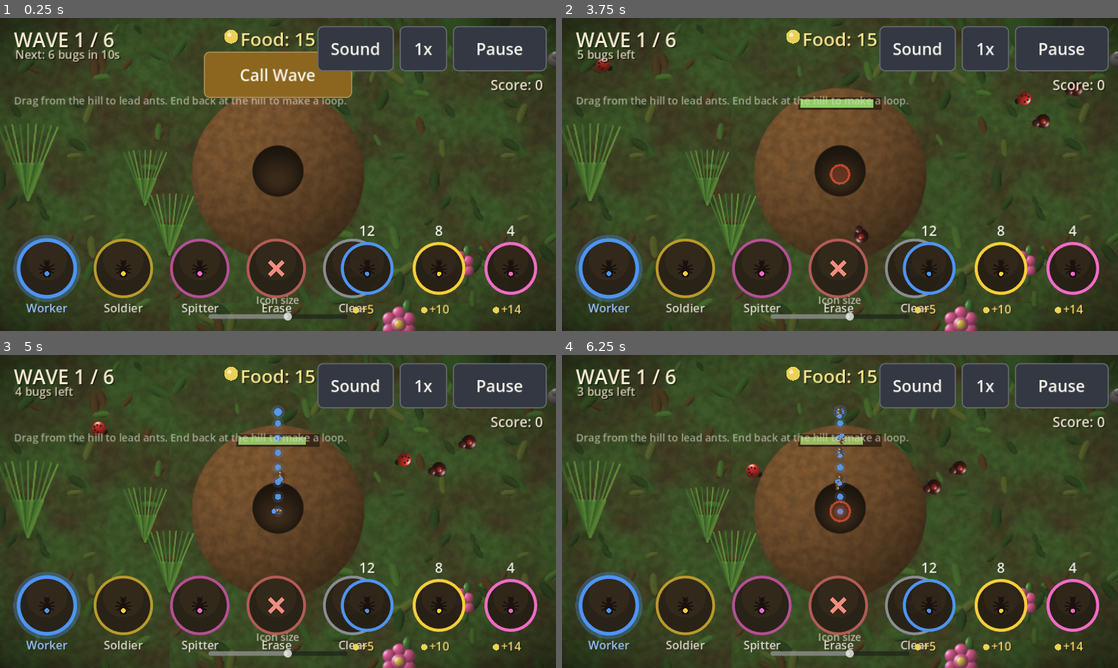
Above: before the commit, frames 1-4 (two rows, left to right).
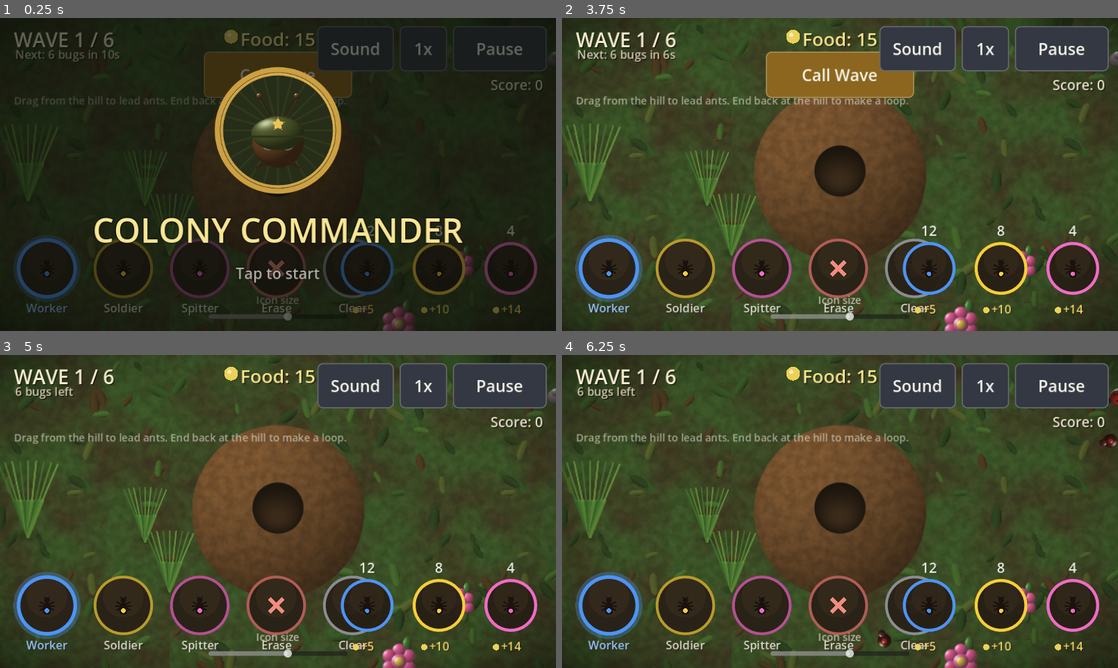
Above: after the commit, the same moments.

Repository: getarsenal/colony-commander
Game: Godot game, scene res://scenes/Main.tscn
The game is run twice, just before and just after one commit, with the same random seed, the same clock (stepped at 60 frames per second) and the same inputs.
Inputs (mouse positions are in pixels of both pictures, inside the frame that each line leads up to):
- Up to frame 1 (0.25 s): no input
- Up to frame 2 (3.75 s): click "Call Wave" at 0.5 s; click "1x" at 1.25 s; click "2x" at 2 s; click "1x" at 2.75 s; click "2x" at 3.5 s
- Up to frame 3 (5 s): click (278, 411) at 4.25 s, where only the run after the commit has a clickable "Call Wave"
- Up to frame 4 (6.25 s): click "1x" at 5 s; click "2x" at 5.75 s

The runs differ from the first frame. In frame 1, 90% of the frame differs, in the area x 0-100%, y 0-100%; in frame 2, 5.0%; in frame 3, 1.5%; in frame 4, 1.7%.

Commit message:
Title screen + original Colony Commander emblem
Bake an ORIGINAL "commander ant" badge (helmeted worker-ant + star in a gold
campaign ring, our own art) and add a title screen (ui/title_screen.gd) that
shows it over the live world with "Tap to start", pausing the game until tapped.
Runs PROCESS_MODE_ALWAYS so it works while paused.

Note: this is original procedural art, not the uploaded mascot image — that file
stays in the repo but is not referenced in the build.

Parses clean; headless smoke clean; title verified via xvfb render; web exported.

https://claude.ai/code/session_011hkUGhTeefueTvzyEjhAPX

Diff:
--- a/scenes/main.gd
+++ b/scenes/main.gd
@@ -119,6 +119,7 @@
 	add_child(hud)
 
 	_build_hint()
+	add_child(TitleScreen.new())  # original emblem + tap-to-start (pauses until tapped)
 	queue_redraw()
 
 func _build_hint() -> void:
--- a/tools/bake_sprites.gd
+++ b/tools/bake_sprites.gd
@@ -22,6 +22,7 @@
 	_bake_rock()
 	_bake_bigleaf()
 	_bake_vignette()
+	_bake_emblem()
 	_bake_beetle()
 	_bake_ladybug()
 	_bake_pillbug()
@@ -279,6 +280,68 @@
 			a = a * a * 0.55
 			img.set_pixel(x, y, Color(0.04, 0.03, 0.02, a))
 	_save(img, "vignette.png")
+
+## Original "Colony Commander" emblem: a round campaign badge with a friendly
+## helmeted worker-ant — our own art (not anyone's mascot).
+func _bake_emblem() -> void:
+	var sz := 256
+	var img := _img(sz, sz)
+	var c := Vector2(sz * 0.5, sz * 0.5)
+	# badge: gold rim, dark olive field
+	_disc(img, c, 122, Color(0.80, 0.63, 0.26))
+	_disc(img, c, 112, Color(0.20, 0.16, 0.09))
+	_disc(img, c, 105, Color(0.15, 0.18, 0.10))
+	_ring(img, c, 108, Color(0.86, 0.70, 0.32), 3.0)
+	# subtle inner sunburst
+	for i in 24:
+		var a := TAU * i / 24.0
+		_line(img, c + Vector2(cos(a), sin(a)) * 24, c + Vector2(cos(a), sin(a)) * 104, Color(0.22, 0.25, 0.13, 0.25), 5.0)
+
+	var head := c + Vector2(0, 22)
+	# antennae (up out of the helmet)
+	for s in [-1.0, 1.0]:
+		_line(img, head + Vector2(16 * s, -52), head + Vector2(34 * s, -86), Color(0.20, 0.13, 0.08), 4.0)
+		_ball(img, head.x + 36 * s, head.y - 88, 6, Color(0.42, 0.27, 0.15))
+	# head
+	_ball(img, head.x, head.y, 50, Color(0.45, 0.29, 0.16))
+	# eyes
+	for s in [-1.0, 1.0]:
+		_ball(img, head.x + 18 * s, head.y + 4, 13, Color(0.96, 0.96, 0.92))
+		_ball(img, head.x + 20 * s, head.y + 6, 6.5, Color(0.10, 0.10, 0.12))
+	# mandibles
+	for s in [-1.0, 1.0]:
+		_line(img, head + Vector2(20 * s, 36), head + Vector2(40 * s, 50), Color(0.20, 0.13, 0.08), 6.0)
+	# helmet dome over the top of the head
+	_ball(img, head.x, head.y - 16, 52, Color(0.33, 0.37, 0.18), 0.45, 0.45, 0.62)
+	_line(img, head + Vector2(-50, -10), head + Vector2(50, -10), Color(0.18, 0.21, 0.10), 5.0)  # brim
+	# a small original star on the helmet
+	_star(img, head + Vector2(0, -34), 13, Color(0.92, 0.78, 0.34))
+	_save(img, "emblem.png")
+
+func _disc(img: Image, c: Vector2, r: float, col: Color) -> void:
+	for y in range(int(c.y - r - 1), int(c.y + r + 2)):
+		for x in range(int(c.x - r - 1), int(c.x + r + 2)):
+			var d := Vector2(x + 0.5, y + 0.5).distance_to(c)
+			if d <= r:
+				var a := clampf((r - d), 0.0, 1.0)
+				_blend(img, x, y, Color(col.r, col.g, col.b, a))
+
+func _ring(img: Image, c: Vector2, r: float, col: Color, width: float) -> void:
+	var steps := int(TAU * r)
+	for i in steps + 1:
+		var a := TAU * i / steps
+		_ball(img, c.x + cos(a) * r, c.y + sin(a) * r, width, col, 0.9, 0.0)
+
+func _star(img: Image, c: Vector2, r: float, col: Color) -> void:
+	var pts := PackedVector2Array()
+	for i in 10:
+		var rr: float = r if i % 2 == 0 else r * 0.45
+		var a := -PI / 2 + TAU * i / 10.0
+		pts.append(c + Vector2(cos(a), sin(a)) * rr)
+	# scanline-ish fill via many thin triangles from centre
+	for i in pts.size():
+		_line(img, c, pts[i], col, 2.0)
+		_line(img, c, c.lerp(pts[i], 0.5), col, r * 0.6)
 
 func _bake_hill() -> void:
 	var sz := 240
--- /dev/null
+++ b/ui/title_screen.gd
@@ -0,0 +1,75 @@
+## Title screen: our original "Colony Commander" emblem over the live world,
+## shown at launch. Pauses the game until the player taps to start. Runs
+## PROCESS_MODE_ALWAYS so it works while the tree is paused.
+class_name TitleScreen
+extends CanvasLayer
+
+const EMBLEM := preload("res://assets/sprites/emblem.png")
+
+var _tap: Label
+var _t := 0.0
+
+func _ready() -> void:
+	layer = 8  # above the HUD
+	process_mode = Node.PROCESS_MODE_ALWAYS
+	get_tree().paused = true
+
+	var root := Control.new()
+	root.set_anchors_preset(Control.PRESET_FULL_RECT)
+	root.mouse_filter = Control.MOUSE_FILTER_STOP
+	root.gui_input.connect(_on_input)
+	add_child(root)
+
+	var dim := ColorRect.new()
+	dim.color = Color(0.04, 0.05, 0.03, 0.62)
+	dim.set_anchors_preset(Control.PRESET_FULL_RECT)
+	dim.mouse_filter = Control.MOUSE_FILTER_IGNORE
+	root.add_child(dim)
+
+	var center := CenterContainer.new()
+	center.set_anchors_preset(Control.PRESET_FULL_RECT)
+	center.mouse_filter = Control.MOUSE_FILTER_IGNORE
+	root.add_child(center)
+
+	var vb := VBoxContainer.new()
+	vb.alignment = BoxContainer.ALIGNMENT_CENTER
+	vb.add_theme_constant_override("separation", 16)
+	vb.mouse_filter = Control.MOUSE_FILTER_IGNORE
+	center.add_child(vb)
+
+	var em := TextureRect.new()
+	em.texture = EMBLEM
+	em.custom_minimum_size = Vector2(230, 230)
+	em.expand_mode = TextureRect.EXPAND_IGNORE_SIZE
+	em.stretch_mode = TextureRect.STRETCH_KEEP_ASPECT_CENTERED
+	em.mouse_filter = Control.MOUSE_FILTER_IGNORE
+	vb.add_child(em)
+
+	vb.add_child(_label("COLONY COMMANDER", 58, Color(0.97, 0.90, 0.58)))
+	_tap = _label("Tap to start", 26, Color(0.9, 0.9, 0.85))
+	vb.add_child(_tap)
+
+func _label(t: String, sz: int, col: Color) -> Label:
+	var l := Label.new()
+	l.text = t
+	l.horizontal_alignment = HORIZONTAL_ALIGNMENT_CENTER
+	l.add_theme_font_size_override("font_size", sz)
+	l.add_theme_color_override("font_color", col)
+	l.add_theme_color_override("font_outline_color", Color(0, 0, 0, 0.7))
+	l.add_theme_constant_override("outline_size", 6)
+	l.mouse_filter = Control.MOUSE_FILTER_IGNORE
+	return l
+
+func _process(delta: float) -> void:
+	_t += delta
+	if _tap:
+		_tap.modulate.a = 0.45 + 0.45 * sin(_t * 3.0)
+
+func _on_input(event: InputEvent) -> void:
+	if event is InputEventMouseButton and event.pressed and event.button_index == MOUSE_BUTTON_LEFT:
+		_start()
+
+func _start() -> void:
+	Audio.sfx("click", -6.0)
+	get_tree().paused = false
+	queue_free()
Binary file added: assets/sprites/emblem.png
Not shown, added: assets/sprites/emblem.png.import
